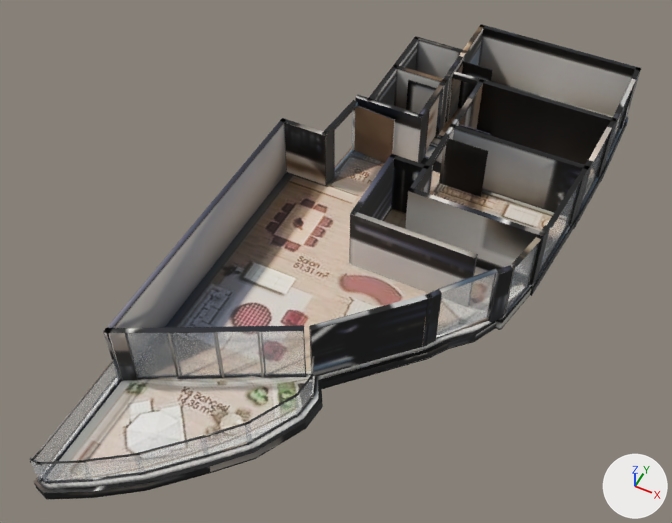
An edit to the glTF model akasya-3d/koru-21/model.glb, drawn before and after from the same camera.
Before and after are seen from a 50 mm lens placed at (7.6, -18.4, 22.6), pointed at (-1.2, -0.9, 0.7). Lighting does not change. The marker at lower right points along +X, +Y and +Z. The first picture is the older version. Where no turn or scale is listed for an object, it has been applied to the vertices. Vertices at exactly the same position are counted once.
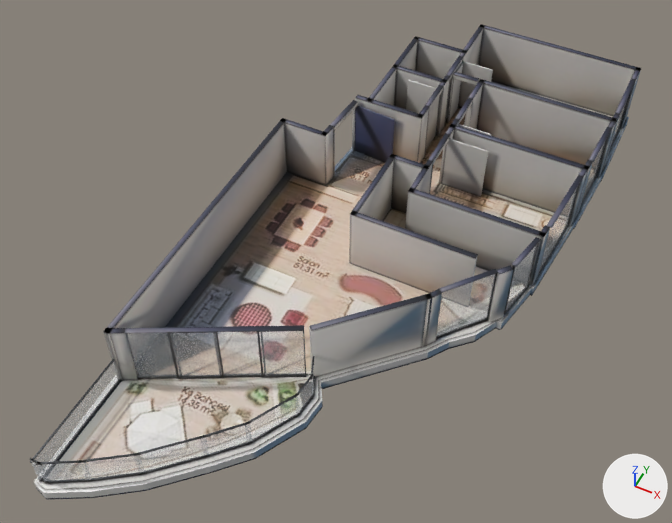
Where the change shows, as pixel boxes [x1, y1, x2, y2] in the pictures (672 x 523 px):
'Mesh_0', surface changed: [31, 24, 641, 500] in both
part 1 of me_mesh_0, reshaped: before [165, 69, 629, 353]
part 2 of me_mesh_0, deleted: before [315, 336, 449, 400]
part 3 of me_mesh_0, surface changed: [31, 24, 641, 500] in both

The change, as a list of edits to the scene's bpy script:
```text
Change mat_baked:
    where n3 = _N.new('ShaderNodeMapping'); n3.name = 'Mapping'
    n3.inputs[3].default_value: (15.6, 15.97, 1.0) -> (15.84, 15.97, 1.0)  # 'Scale'
Change me_mesh_0:
    used by ob_mesh_0; location = (-5.24, 11.1, -0.36)
    remove me_mesh_0.from_pydata(...)  # 2618 vertices, 4720 faces; spans x 0.0..10.4, y -22.3..0.0, z 0.0..2.6
    add me_mesh_0.from_pydata(...)  # 2232 vertices, 3948 faces; spans x 0.0..10.4, y -22.3..0.0, z 0.0..2.6
    me_mesh_0 part 1: 6 vertices moved within x 1.8..5.6, y -11.3..-3.2, z 0.3..0.4; 369 vertices removed from x 1.8..10.4, y -11.5..-1.8, z 0.0..0.4
    me_mesh_0 part 2: 17 vertices removed from x 5.3..5.4, y -16.0..-15.5, z 0.0..0.4
    me_mesh_0 part 3: 1891 kept faces spanning x 0.0..10.4, y -22.3..0.0, z 0.0..2.6 get new texture (UV) coordinates
```
